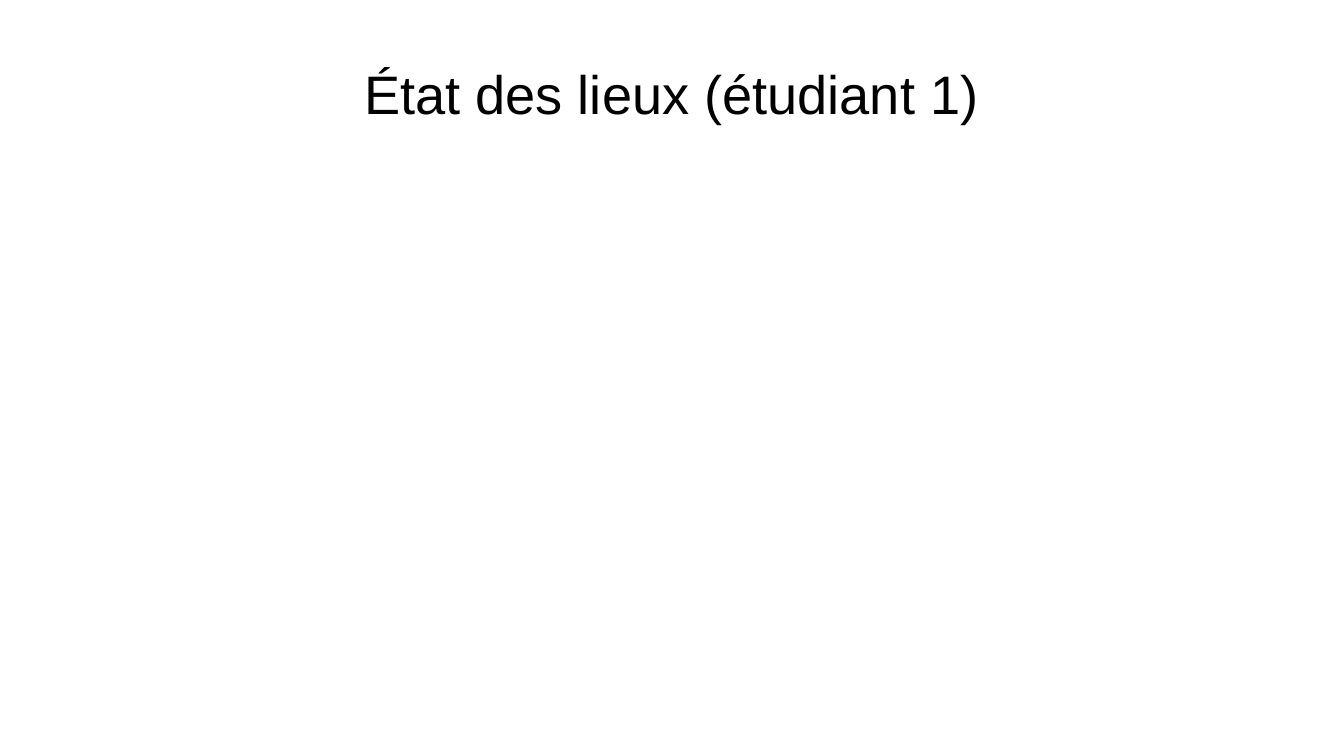
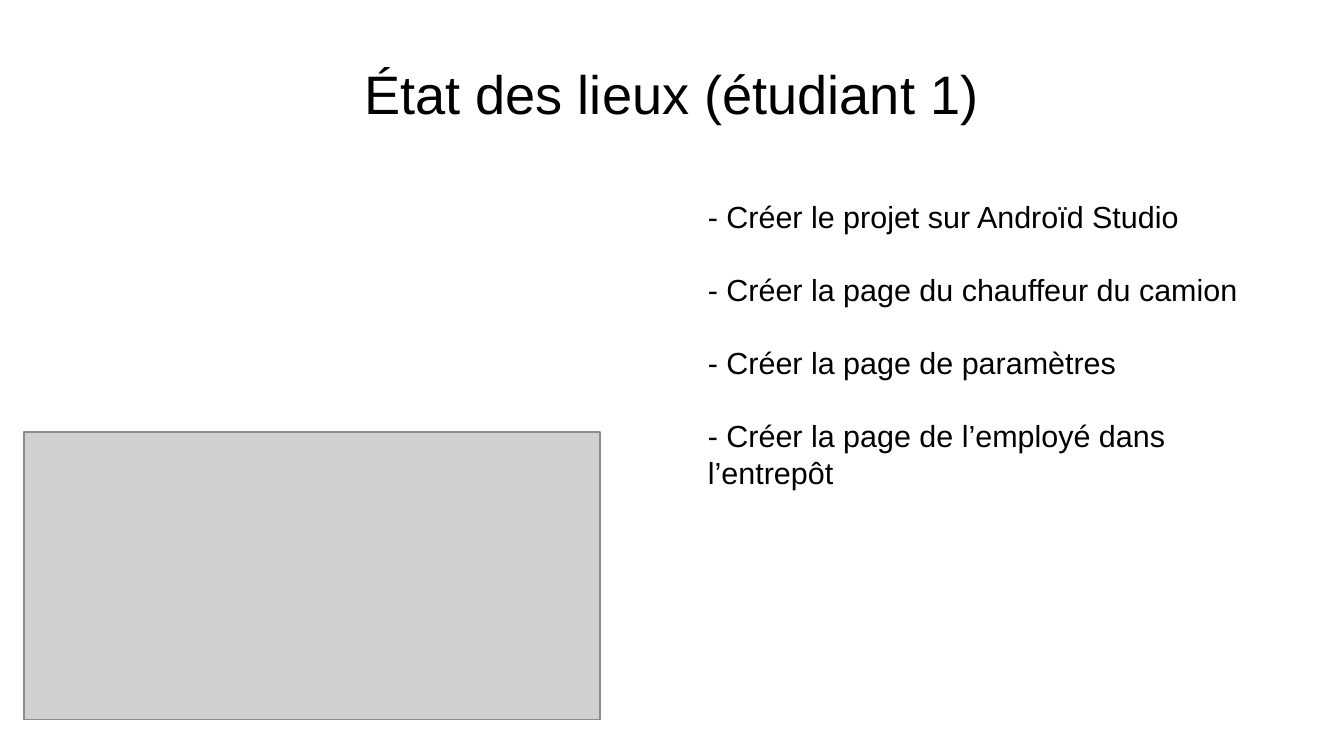
Before and after one commit to Gabin221/Tracking-BLE-documents, a slide deck: slide 23 of Revues/Revues1/presentation_yahya_andrea_gabin.odp. Drawn at 1344x756 pixels with LibreOffice and Linux fonts; fonts in the diff are those of the drawing; grey boxes stand for pictures. Boxes give left, top, right and bottom in pixels: in the first picture for what was removed or moved away, otherwise in the second. Text is boxed around its words. In the diff, an @@ line names an element or a change of style, - is before the commit and + after.

```diff
--- a/Revues/Revues1/presentation_yahya_andrea_gabin.odp
+++ b/Revues/Revues1/presentation_yahya_andrea_gabin.odp
@@ text added at (708,205,1237,490), 18 pt, text #000000 @@
+- Créer le projet sur Androïd Studio
+- Créer la page du chauffeur du camion
+- Créer la page de paramètres
+- Créer la page de l’employé dans l’entrepôt
@@ picture added at (24,432,600,720) @@
```
Also in this commit, not shown: 2 other slides changed, 5 other files.
